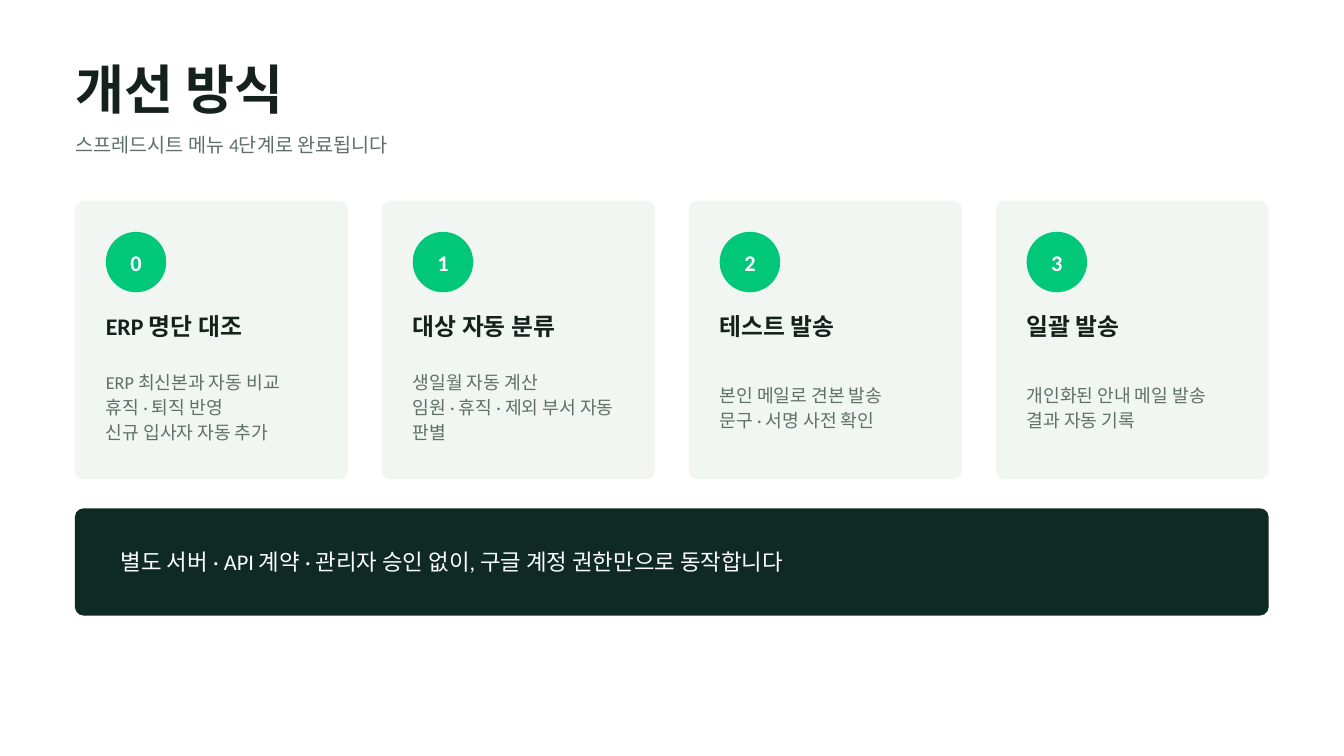
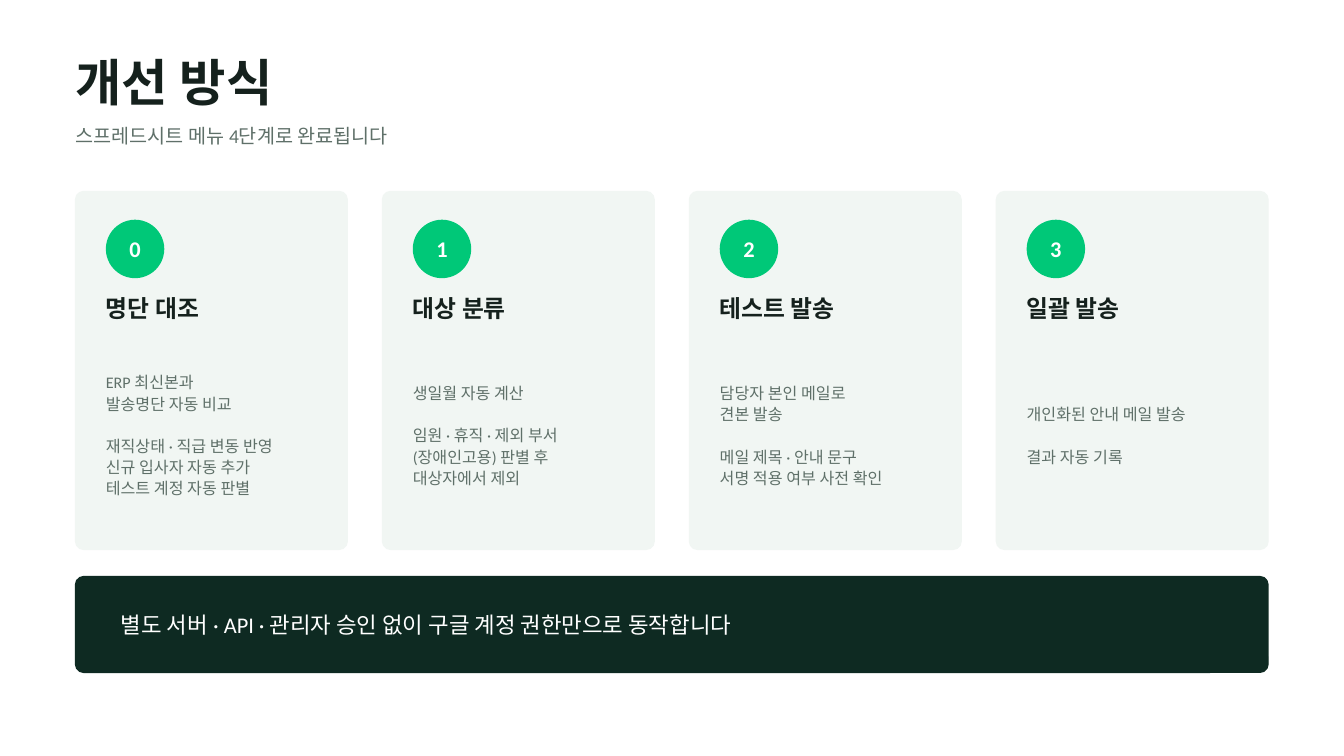
Before and after one commit to lightup971/-, a slide deck: slide 5 of bureung-automation/생일휴가_자동화_PT.pptx (slide 4 before the commit). Drawn at 1344x756 pixels with LibreOffice and Linux fonts; fonts in the diff are those of the drawing. Boxes give left, top, right and bottom in pixels: in the first picture for what was removed or moved away, otherwise in the second. Text is boxed around its words. In the diff, an @@ line names an element or a change of style, - is before the commit and + after.

```diff
--- a/bureung-automation/생일휴가_자동화_PT.pptx
+++ b/bureung-automation/생일휴가_자동화_PT.pptx
@@ text "개선 방식" at (76,58,273,106): size 38 to 36 pt @@
@@ rounded rectangle: place and size @@
-rounded rectangle at (76,202,347,479)
+rounded rectangle at (76,192,347,549)
@@ rounded rectangle: place and size @@
-rounded rectangle at (382,202,653,479)
+rounded rectangle at (382,192,653,549)
@@ rounded rectangle: place and size @@
-rounded rectangle at (690,202,961,479)
+rounded rectangle at (690,192,961,549)
@@ rounded rectangle: place and size @@
-rounded rectangle at (996,202,1267,479)
+rounded rectangle at (996,192,1267,549)
@@ 5 texts, 4 ellipses: place and size @@
-5 texts, 4 ellipses at (76,136,1088,292)
+5 texts, 4 ellipses at (76,127,1086,278)
@@ text at (106,297,199,319): text changed @@
-ERP 명단 대조
+명단 대조
@@ text at (413,297,506,319): text changed @@
-대상 자동 분류
+대상 분류
@@ text "테스트 발송": place and size @@
-text "테스트 발송" at (720,315,835,337)
+text "테스트 발송" at (720,297,835,319)
@@ text "일괄 발송": place and size @@
-text "일괄 발송" at (1027,315,1120,337)
+text "일괄 발송" at (1027,297,1120,319)
@@ text "생일월 자동 계산": place and size @@
-text "생일월 자동 계산" at (413,374,613,440)
+text "생일월 자동 계산" at (413,385,558,485)
@@ text "개인화된 안내 메일 발송": place and size @@
-text "개인화된 안내 메일 발송" at (1027,387,1205,429)
+text "개인화된 안내 메일 발송" at (1027,406,1186,464)
@@ text "개인화된 안내 메일 발송" at (1027,406,1186,464): size 13 to 11.5 pt; line spacing 1.15 to 1.1 @@
@@ text at (106,374,273,453): text changed; size 13 to 11.5 pt @@
-ERP 최신본과 자동 비교
-휴직 · 퇴직 반영
+ERP 최신본과
+발송명단 자동 비교
+재직상태 · 직급 변동 반영
@@ text at (413,385,524,400): size 13 to 11.5 pt in "생일월 자동 계산"; line spacing 1.15 to 1.1 @@
@@ text at (720,385,883,486): text changed; size 13 to 11.5 pt @@
-본인 메일로 견본 발송
-문구 · 서명 사전 확인
+담당자 본인 메일로
+견본 발송
+메일 제목 · 안내 문구
+서명 적용 여부 사전 확인
@@ text at (413,427,558,485): text changed; size 13 to 11.5 pt @@
-임원 · 휴직 · 제외 부서 자동 판별
+임원 · 휴직 · 제외 부서
+(장애인고용) 판별 후
+대상자에서 제외
@@ text at (106,459,251,474): size 13 to 11.5 pt in "신규 입사자 자동 추가"; line spacing 1.15 to 1.1 @@
@@ text at (106,480,251,495): paragraph added @@
+테스트 계정 자동 판별
@@ rounded rectangle: place and size @@
-rounded rectangle at (76,509,1268,615)
+rounded rectangle at (76,577,1268,673)
@@ rounded rectangle at (76,577,1268,673): proportions changed @@
@@ text at (121,614,731,635): text changed @@
-별도 서버 · API 계약 · 관리자 승인 없이, 구글 계정 권한만으로 동작합니다
+별도 서버 · API · 관리자 승인 없이 구글 계정 권한만으로 동작합니다
```
Also in this commit, not shown: 7 other slides changed, 3 slides added, 2 slides removed, 1 other file.
